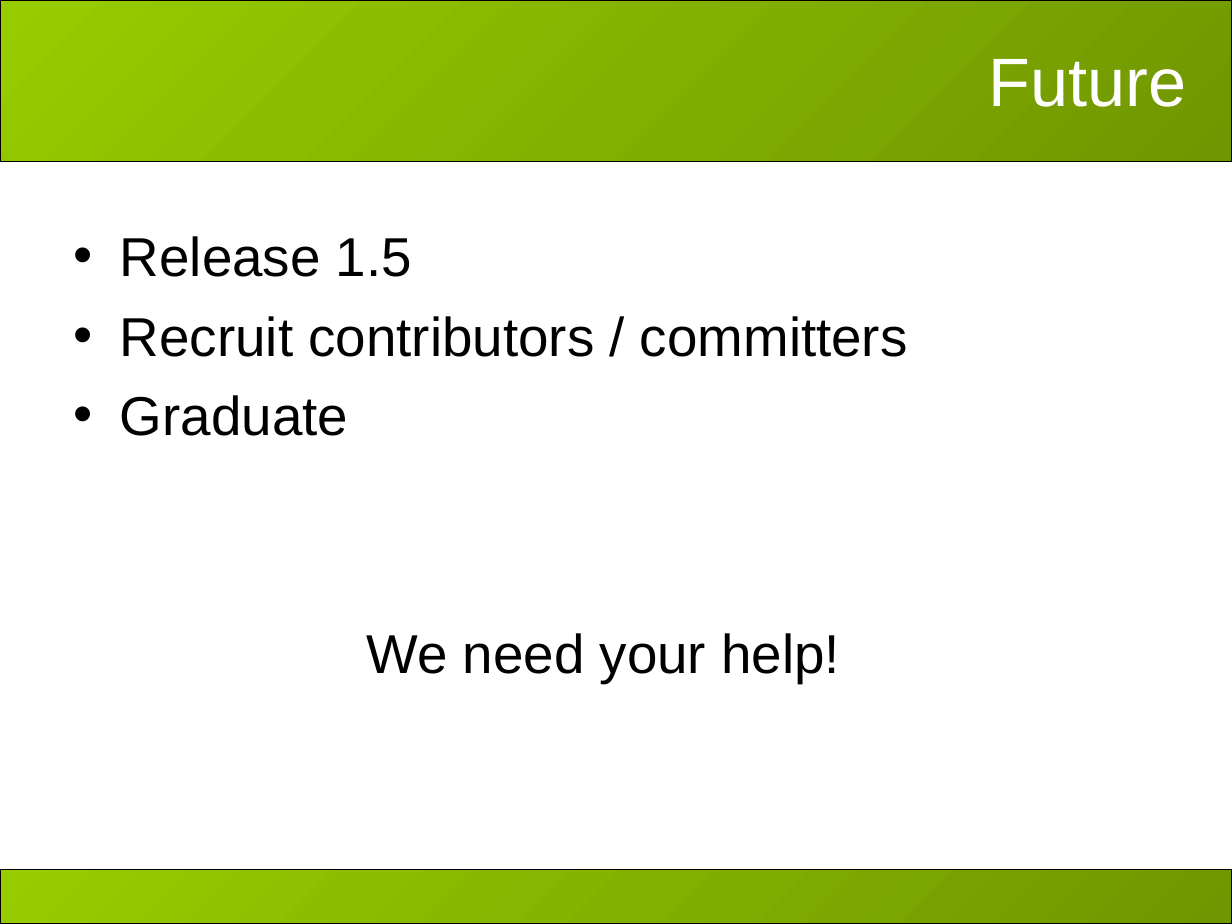
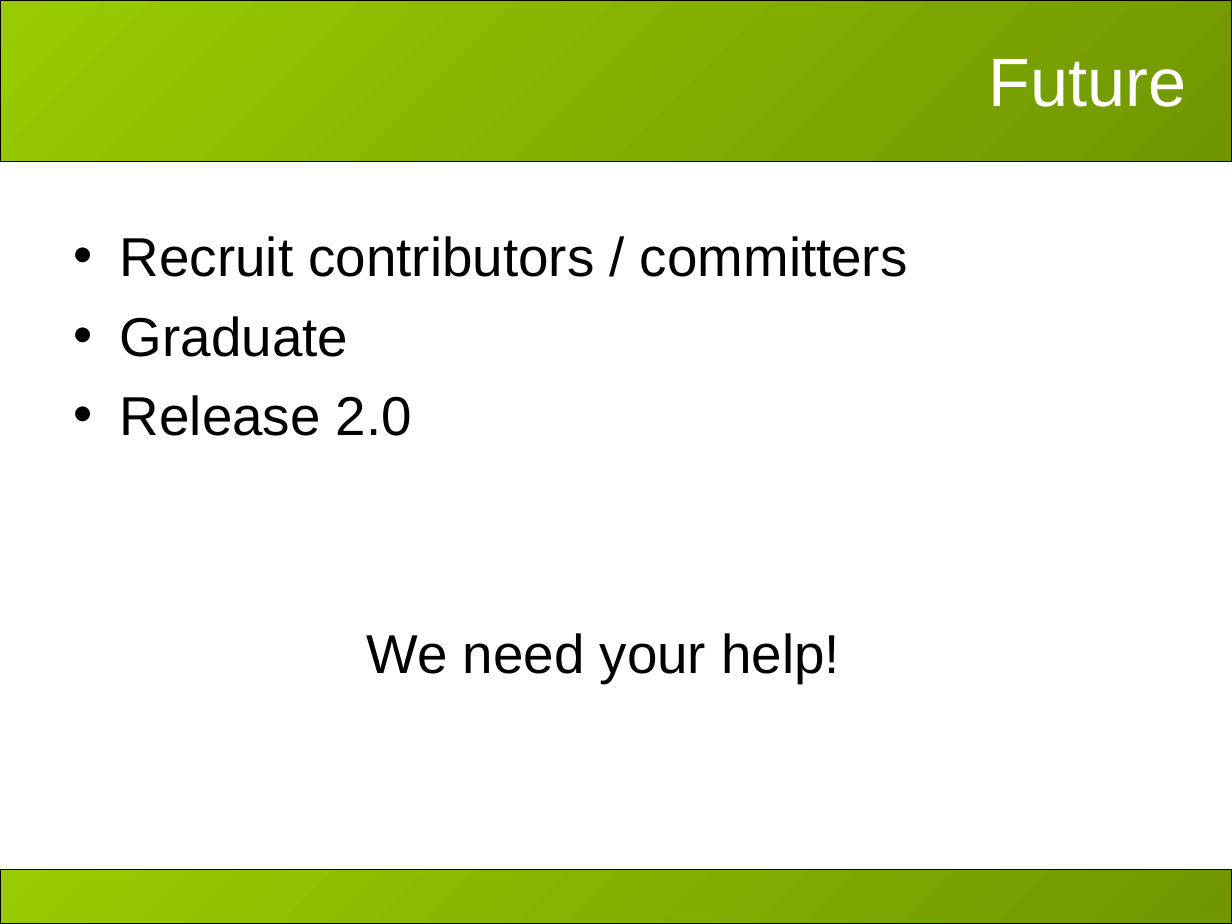
Before and after one commit to hiroyasub/ant-ivy-cregit, a slide deck: slide 28 of doc/presentations/apache-con-2007/slides.ppt. Drawn at 1232x924 pixels with LibreOffice and Linux fonts; fonts in the diff are those of the drawing; background and template pictures are left out. Boxes give left, top, right and bottom in pixels: in the first picture for what was removed or moved away, otherwise in the second. Text is boxed around its words. In the diff, an @@ line names an element or a change of style, - is before the commit and + after.

```diff
--- a/doc/presentations/apache-con-2007/slides.ppt
+++ b/doc/presentations/apache-con-2007/slides.ppt
@@ text at box(120, 236, 412, 277): paragraph removed @@
-• Release 1.5
@@ text at box(120, 395, 412, 436): paragraph added @@
+• Release 2.0
```
Also in this commit, not shown: 4 other slides changed, 13 other files.
